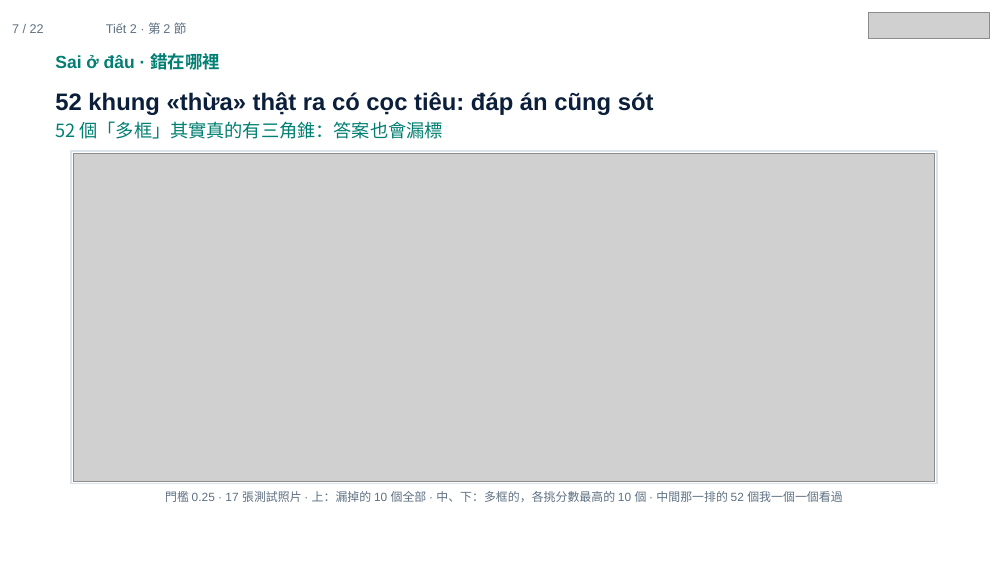
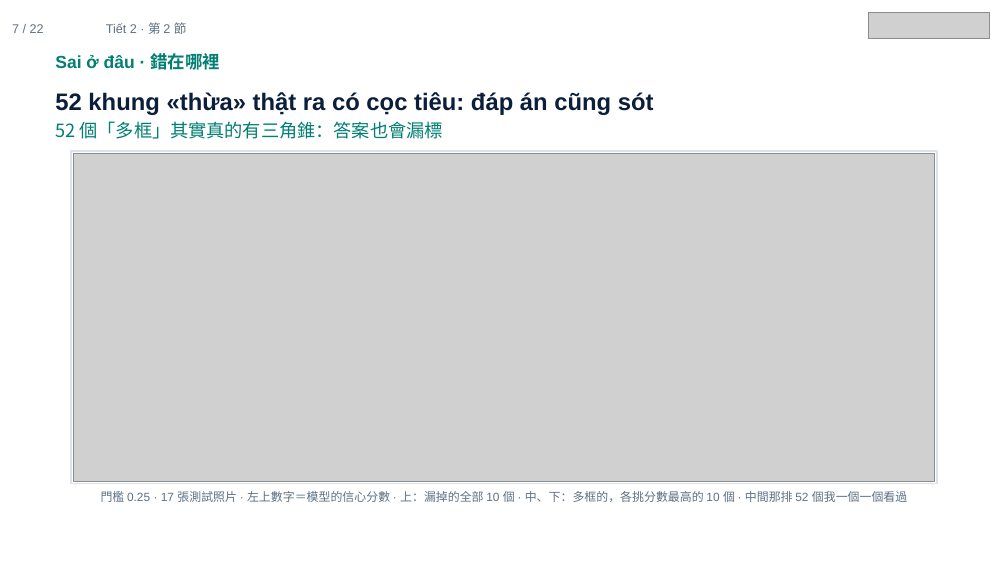
Before and after one commit to ch-neural/MITUST-Principles-of-Self-Driving-Cars, a slide deck: slide 7 of 第十週(11-12)/第十週_第2節_簡報.pptx. Drawn at 1008x567 pixels with LibreOffice and Linux fonts; fonts in the diff are those of the drawing; grey boxes stand for pictures. Boxes give left, top, right and bottom in pixels: in the first picture for what was removed or moved away, otherwise in the second. Text is boxed around its words. In the diff, an @@ line names an element or a change of style, - is before the commit and + after.

```diff
--- a/第十週(11-12)/第十週_第2節_簡報.pptx
+++ b/第十週(11-12)/第十週_第2節_簡報.pptx
@@ text at box(101, 491, 907, 502): text changed @@
-門檻 0.25 · 17 張測試照片 · 上：漏掉的 10 個全部 · 中、下：多框的，各挑分數最高的 10 個 · 中間那一排的 52 個我一個一個看過
+門檻 0.25 · 17 張測試照片 · 左上數字＝模型的信心分數 · 上：漏掉的全部 10 個 · 中、下：多框的，各挑分數最高的 10 個 · 中間那排 52 個我一個一個看過
```
